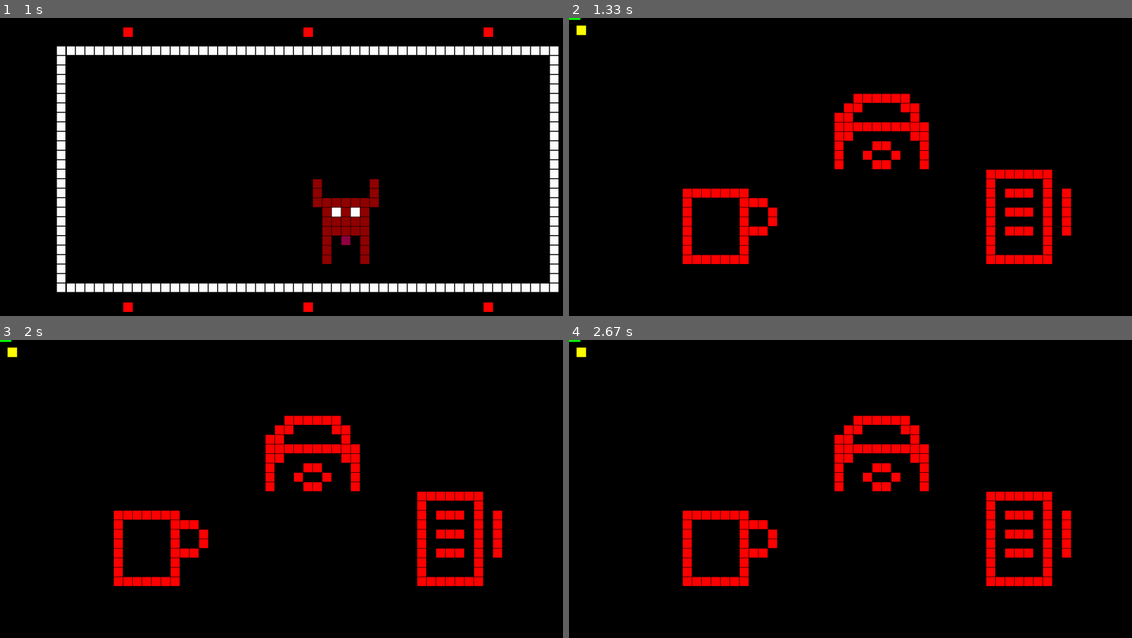
Above: before the commit, frames 1-4 (two rows, left to right).
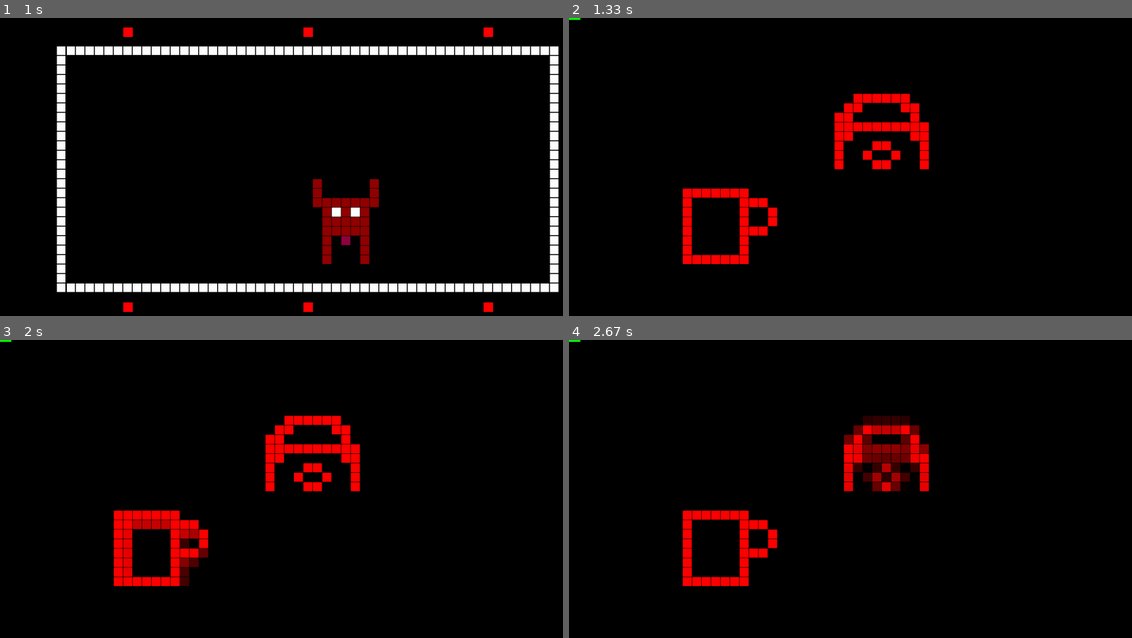
Above: after the commit, the same moments.

Repository: TerenceGrover/tamagotchi
Game: pygame game, started from script.py
Two runs of this game, one before a commit and one after it. Both use one fixed random seed, a clock stepped at 60 frames per second and the inputs below.
Inputs:
- Up to frame 1 (1 s): hold D 0.33-0.97 s
- Up to frame 2 (1.33 s): hold S from 1 s (still down)
- Up to frame 3 (2 s): release S at 1.47 s; hold D 1.5-1.97 s
- Up to frame 4 (2.67 s): no input

Frame 1 is identical in both runs. In frame 2, 2.4% of the frame differs, in the area x 1-90%, y 2-83%; in frame 3, 3.4%; in frame 4, 5.1%.

Commit message:
update : job getting closer to working

Diff:
--- a/core/graphics.py
+++ b/core/graphics.py
@@ -1,4 +1,5 @@
 import time
+import math
 import random
 from PIL import Image
 import pygame
@@ -609,33 +610,56 @@
             game_over_matrix = text_to_matrix("Game Over", "assets/fonts/tamzen.ttf", 12, self.matrix_width, self.matrix_height)
             self.draw_matrix(game_over_matrix, self.matrix_width // 6 - 5, self.matrix_height // 2)
 
+
     def draw_job_screen(self, job_state):
         """
         Render the job minigame screen.
-        Draw the desk items (using their PNG sprites) and the current task sequence.
-        """
-        self.clear_screen()
-
-        # Draw desk items (spread evenly across the middle of the screen)
-        for idx, item_path in enumerate(job_state["items"]):
-            x_pos = (self.matrix_width // 5) + (idx * 16)  # Adjust spacing as needed
-            y_pos = self.matrix_height // 2 - (idx % 2) * 10  # Alternate rows
-            self.draw_sprite_at(x_pos, y_pos, item_path, sprite_width=10, sprite_height=10)
-
-        # If currently showing the sequence, highlight the current item
-        if job_state["input_sequence"] == [] and job_state["sequence"]:
-            # Highlight the first unshown task from the sequence
-            current_task = job_state["sequence"][len(job_state["input_sequence"])]
-            # Map task (0, 1, 2) to one of the desk items' x positions
-            highlight_x = (self.matrix_width // 4) + (current_task * 16)
-            highlight_y = self.matrix_height // 2
-            # Draw a simple rectangle to indicate which task to remember
-            pygame.draw.rect(self.screen, (255, 255, 0), (highlight_x, highlight_y, self.pixel_size, self.pixel_size))
-
-        # Optionally, display a simple progress bar at the top
+        Draw each desk item at a fixed position.
+        When in the "display" phase, animate the item corresponding to the next task in the sequence.
+        When in the "input_animation" phase, animate the desk item based on the player's input.
+        """
+        self.clear_screen()
+
+        # Loop over the entire sequence (each element is an integer: 0,1,or 2)
+        for seq_index, task in enumerate(job_state["sequence"]):
+            # Determine static base position from the correct task value
+            base_x = (self.matrix_width // 5) + (task * 16)
+            base_y = self.matrix_height // 2 - (task % 2) * 10
+
+            # Decide whether to animate this item.
+            animate = False
+            anim_value = None  # This will determine which sprite to use for animation
+
+            if job_state["phase"] == "display" and seq_index == job_state.get("current_animation_index", 0):
+                animate = True
+                anim_value = task  # Show the correct task for display phase
+            elif job_state["phase"] == "input_animation" and seq_index == len(job_state["input_sequence"]):
+                animate = True
+                # In input_animation phase, use the player's last input value (which might differ from the correct task)
+                anim_value = job_state["last_input"]
+
+            if animate:
+                # Create a wiggle & scale effect over a 1-second period.
+                t = time.time() % 1.0
+                offset = int(math.sin(t * 2 * math.pi))  # Oscillates ±2 pixels
+                scale_factor = 1.0 + 0.1 * math.sin(t * 2 * math.pi)
+                animated_width = max(1, int(10 * scale_factor))
+                animated_height = max(1, int(10 * scale_factor))
+                # Recalculate base_x and base_y based on the task to keep positions consistent
+                # (Note: You might adjust the formula if you want different vertical positions in input phase.)
+                animated_x = base_x - (animated_width - 10) // 2 - offset
+                animated_y = base_y - (animated_height - 10) // 2 + offset
+                print(job_state["items"][anim_value])
+                item_path = job_state["items"][anim_value]
+                self.draw_sprite_at(animated_x, animated_y, item_path, sprite_width=animated_width, sprite_height=animated_height)
+            else:
+                # Draw the static version of the desk item.
+                item_path = job_state["items"][task]
+                self.draw_sprite_at(base_x, base_y, item_path, sprite_width=10, sprite_height=10)
+
+        # (Optional) Draw a progress bar at the top.
         progress = int((job_state["task_count"] / job_state["max_rounds"]) * self.matrix_width)
         pygame.draw.rect(self.screen, (0, 255, 0), (0, 0, progress, 4))
-
 
     def clear_screen(self):
         """Clear the screen by filling it with black."""
--- a/core/minigames/job.py
+++ b/core/minigames/job.py
@@ -1,7 +1,7 @@
 import random
 import time
 
-# Mapping for education levels: starting sequence length and desk item sprites.
+# --- Configuration based on education level ---
 EDUCATION_CONFIG = {
     "HS": {
         "base_length": 3,
@@ -37,108 +37,160 @@
     },
 }
 
-# Time between each task in the sequence display (in seconds)
-SEQUENCE_DELAY = 1.0
-# How much work drains energy (rest)
-REST_DECREASE = 10
+# Timing constants
+ITEM_DISPLAY_DURATION = 1.0  # seconds to show each item during sequence display
+FEEDBACK_DURATION = 1.0      # seconds for green (success) or red (fail) flash
+REST_DECREASE = 20            # decrease in rest after completing a job
 
-def generate_initial_sequence(length):
-    """
-    Generate a random sequence of tasks.
-    Each task is represented as an integer: 0 for left, 1 for center, 2 for right.
-    """
-    return [random.choice([0, 1, 2]) for _ in range(length)]
+def generate_task_sequence(task_count):
+    """Generate a random sequence of tasks (each a number: 0, 1, or 2)."""
+    sequence = [random.choice([0, 1, 2]) for _ in range(task_count)]
+    print("Generated sequence:", sequence)
+    return sequence
 
 def initialize_job(education_level):
     """
     Initialize the job minigame state.
-    The education level determines the starting sequence length and the desk items.
+    The education level influences the starting sequence length and available desk item sprites.
     """
     config = EDUCATION_CONFIG.get(education_level, EDUCATION_CONFIG["HS"])
     base_length = config["base_length"]
     return {
         "items": config["items"],         # List of sprite paths for desk items
-        "sequence": generate_initial_sequence(base_length),
+        "sequence": generate_task_sequence(base_length),
+        "input_sequence": [],
+        "phase": "display",               # "display", "input", "feedback_success", "feedback_failure"
+        "phase_start_time": time.time(),
+        "current_animation_index": 0,     # For displaying sequence items one by one
+        "mistake_count": 0,
+        "score": 0,
         "current_round": 1,
+        "task_count": base_length,        # Current sequence length
         "max_rounds": 8,                  # When the workday is over
-        "input_sequence": [],
-        "score": 0,
         "completed": False,
         "high_score": 0,
-        "task_count": base_length        # Current sequence length
     }
-
-def handle_job_input(job_state, controls):
-    """
-    Process the player's input to reproduce the sequence.
-    The controls are mapped as follows: left_button → 0, center_button → 1, right_button → 2.
-    """
-    # Only register one input per frame for simplicity
-    if controls.left_button:
-        job_state["input_sequence"].append(0)
-    elif controls.center_button:
-        job_state["input_sequence"].append(1)
-    elif controls.right_button:
-        job_state["input_sequence"].append(2)
-
-    # Check the current input against the expected sequence so far
-    current_len = len(job_state["input_sequence"])
-    if job_state["input_sequence"] != job_state["sequence"][:current_len]:
-        # Incorrect input: penalize score and reset the input for this round
-        job_state["score"] = max(0, job_state["score"] - 1)
-        job_state["input_sequence"] = []
-    elif current_len == len(job_state["sequence"]):
-        # Correct full sequence: increment score and advance the round
-        job_state["score"] += 1
-        job_state["current_round"] += 1
-        job_state["task_count"] += 1
-        # Increase sequence length for the next round if not at maximum difficulty
-        if job_state["task_count"] < job_state["max_rounds"]:
-            job_state["sequence"].append(random.choice([0, 1, 2]))
-        else:
-            job_state["completed"] = True  # Workday complete
-        job_state["input_sequence"] = []
 
 def update_job(job_state, controls):
     """
-    Update the job minigame state by processing player input.
+    Update the job minigame state.
+    This function implements a simple state machine with phases:
+      - "display": Show sequence items one at a time.
+      - "input": Accept player's input.
+      - "feedback_success": Flash green when the sequence is correctly reproduced.
+      - "feedback_failure": Flash red on a mistake.
     """
-    handle_job_input(job_state, controls)
+    current_time = time.time()
+
+    # Phase: Display Sequence
+    if job_state["phase"] == "display":
+        # Animate each item in the sequence one by one for ITEM_DISPLAY_DURATION seconds
+        if current_time - job_state["phase_start_time"] >= ITEM_DISPLAY_DURATION:
+            if job_state["current_animation_index"] < len(job_state["sequence"]) - 1:
+                job_state["current_animation_index"] += 1
+                job_state["phase_start_time"] = current_time
+            else:
+                # All items have been shown; transition to input phase
+                job_state["phase"] = "input"
+                job_state["phase_start_time"] = current_time
+                job_state["input_sequence"] = []
+
+    # Phase: Input
+    elif job_state["phase"] == "input":
+        # Map controls to a number if a button is pressed
+        input_value = None
+        if controls.left_button:
+            input_value = 0
+        elif controls.center_button:
+            input_value = 1
+        elif controls.right_button:
+            input_value = 2
+
+        if input_value is not None:
+            job_state["last_input"] = input_value
+            job_state["phase"] = "input_animation"
+            job_state["phase_start_time"] = current_time
+
+    elif job_state["phase"] == "input_animation":
+        if current_time - job_state["phase_start_time"] >= ITEM_DISPLAY_DURATION:
+            # Commit the input after animation
+            input_value = job_state["last_input"]
+            job_state["input_sequence"].append(input_value)
+            index = len(job_state["input_sequence"]) - 1
+            if job_state["input_sequence"][index] != job_state["sequence"][index]:
+                job_state["phase"] = "feedback_failure"
+                job_state["phase_start_time"] = current_time
+                job_state["mistake_count"] += 1
+            else:
+                if len(job_state["input_sequence"]) == len(job_state["sequence"]):
+                    job_state["score"] += 1
+                    job_state["phase"] = "feedback_success"
+                    job_state["phase_start_time"] = current_time
+                else:
+                    job_state["phase"] = "input"
+                    job_state["phase_start_time"] = current_time
+    # Phase: Feedback Success (flash green)
+    elif job_state["phase"] == "feedback_success":
+        # In your drawing routine, you can flash green when this phase is active.
+        if current_time - job_state["phase_start_time"] >= FEEDBACK_DURATION:
+            # Increase difficulty for next round
+            job_state["current_round"] += 1
+            job_state["task_count"] += 1
+            if job_state["task_count"] >= job_state["max_rounds"]:
+                job_state["completed"] = True  # Workday finished
+            else:
+                # Generate a new sequence with increased length
+                job_state["sequence"] = generate_task_sequence(job_state["task_count"])
+                job_state["current_animation_index"] = 0
+                job_state["phase"] = "display"
+                job_state["phase_start_time"] = current_time
+
+    # Phase: Feedback Failure (flash red)
+    elif job_state["phase"] == "feedback_failure":
+        # Flash red for FEEDBACK_DURATION seconds before resetting the sequence
+        if current_time - job_state["phase_start_time"] >= FEEDBACK_DURATION:
+            if job_state["mistake_count"] >= 3:
+                # Too many mistakes: end the job minigame
+                job_state["completed"] = True
+            else:
+                # Replay the same sequence (reset input) after failure
+                job_state["input_sequence"] = []
+                job_state["phase"] = "display"
+                job_state["current_animation_index"] = 0
+                job_state["phase_start_time"] = current_time
 
 def apply_job_rewards(job_state, stats):
     """
-    Adjust player stats based on performance in the job minigame.
-    Rewards and penalties affect money, rest, and self-esteem.
+    Apply rewards (or penalties) to player stats based on job performance.
+    The rewards affect money, rest, and self-esteem.
     """
     current_score = job_state["score"]
-
-    # Update high score if the current score beats it
     if current_score > job_state.get("high_score", 0):
         job_state["high_score"] = current_score
-    high_score = job_state.get("high_score", 1)  # Avoid division by zero
+    high_score = job_state.get("high_score", 1)  # Prevent division by zero
 
-    performance = (current_score / high_score) * 100
+    performance = (current_score / high_score) * 100 if high_score > 0 else 0
 
-    # Apply rewards/penalties based on performance percentage
+    # Always decrease rest due to work fatigue
+    stats.modify_stat("rest", -REST_DECREASE)
+    # Increase safety as a benefit of having a job
+    stats.modify_stat("safe", 5)
+
+    # Money reward scales from $10 (poor) to $50 (excellent)
     if performance < 25:
         stats.modify_stat("money", -2)
-        stats.modify_stat("rest", -2)
         stats.modify_stat("esteem", -3)
     elif performance < 50:
         stats.modify_stat("money", 0)
-        stats.modify_stat("rest", -1)
         # No change in esteem
     elif performance < 75:
         stats.modify_stat("money", 2)
-        stats.modify_stat("rest", 0)
         stats.modify_stat("esteem", 2)
     elif performance < 100:
         stats.modify_stat("money", 4)
-        stats.modify_stat("rest", 1)
         stats.modify_stat("esteem", 3)
     else:
         stats.modify_stat("money", 6)
-        stats.modify_stat("rest", 2)
         stats.modify_stat("esteem", 5)
 
     print(f"Job Complete! Score: {current_score}, High Score: {high_score}, Performance: {performance:.1f}%")
--- a/script.py
+++ b/script.py
@@ -128,19 +128,21 @@
                     states.hobby_state = None  # Reset the game state
 
         elif states.current_screen == "job_screen":
-                if not states.job_state:
-                    # Assume education level is stored in stats.stats["education"]
-                    states.job_state = initialize_job(stats.stats["education"])
-
-                if not states.job_state["completed"]:
-                    update_job(states.job_state, controls)
-
-                graphics.draw_job_screen(states.job_state)  # You must implement draw_job_screen in your Graphics class
-
-                if states.job_state["completed"]:
-                    apply_job_rewards(states.job_state, stats)
-                    states.transition_to_screen("home_screen")
-                    states.job_state = None  # Reset job minigame state
+            if not states.job_state:
+                # Use the education level from stats (or default to "HS" if not set)
+                education_level = stats.stats.get("education", "HS")
+                states.job_state = initialize_job(education_level)
+
+            if not states.job_state["completed"]:
+                update_job(states.job_state, controls)
+
+            graphics.draw_job_screen(states.job_state)
+
+            if states.job_state["completed"]:
+                apply_job_rewards(states.job_state, stats)
+                states.transition_to_screen("home_screen")
+                states.job_state = None  # Reset the job minigame state
+
 
 
         elif states.current_screen == "housing_screen":
